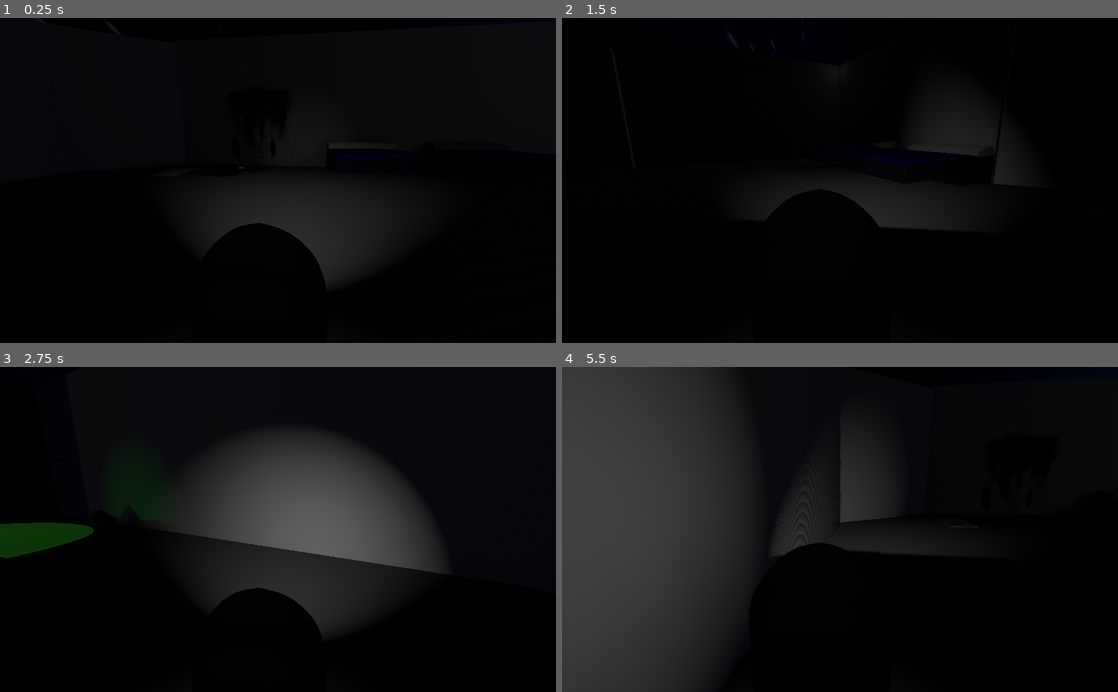
Above: before the commit, frames 1-4 (two rows, left to right).
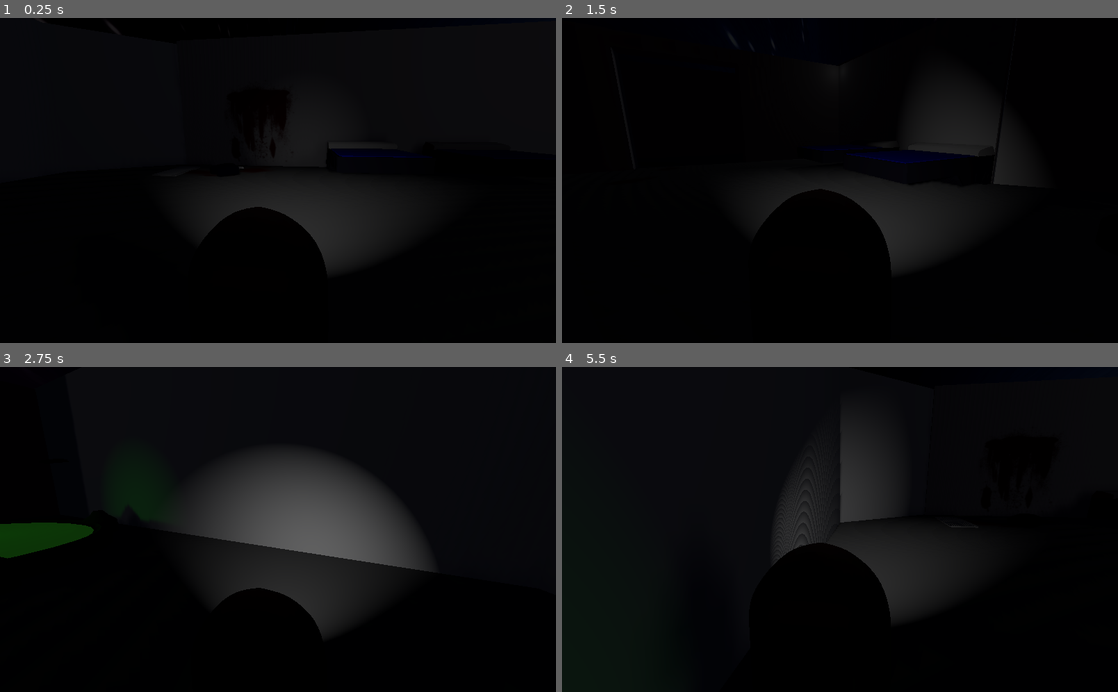
Above: after the commit, the same moments.

Repository: richeyb/LudumDare47
Game: Godot game, scene res://Objects/DemoScene.tscn
Two runs of this game, one before a commit and one after it. Both use one fixed random seed, a clock stepped at 60 frames per second and the inputs below.
Inputs:
- Up to frame 1 (0.25 s): no input
- Up to frame 2 (1.5 s): tap Enter at 0.5 s; hold D (right) 0.53-1.28 s; hold C (crouch) 0.53-1.28 s; hold S (backward) from 1.28 s (still down); tap C (crouch) at 1.35 s
- Up to frame 3 (2.75 s): release S (backward) at 2.03 s; hold D (right) from 2.03 s (still down); hold C (crouch) from 2.03 s (still down)
- Up to frame 4 (5.5 s): release D (right) at 2.78 s; release C (crouch) at 2.78 s; hold W (forward) 2.78-3.53 s; tap C (crouch) at 2.85, 4.35 s; hold C (crouch) 3.53-4.28 s; hold A (left) 3.53-5.03 s; hold S (backward) from 5.03 s (still down); hold C (crouch) from 5.03 s (still down)

The runs differ from the first frame. In frame 1, 1.1% of the frame differs, in the area x 37-61%, y 58-82%; in frame 2, 0.9%; in frame 3, 1.8%; in frame 4, 31%, in the area x 0-71%, y 0-100%.

Commit message:
Green moves now

Diff:
--- a/Objects/DemoScene.tscn
+++ b/Objects/DemoScene.tscn
@@ -16,41 +16,48 @@
 [ext_resource path="res://Objects/cafeteria-table.tscn" type="PackedScene" id=14]
 [ext_resource path="res://Textures/HD-Space-Wallpaper-For-Background-14.jpg" type="Texture" id=15]
 [ext_resource path="res://Objects/dead-crewmate-3.tscn" type="PackedScene" id=16]
-
-[sub_resource type="PanoramaSky" id=8]
+[ext_resource path="res://Scripts/Impostor.gd" type="Script" id=17]
+
+[sub_resource type="PanoramaSky" id=1]
 radiance_size = 0
 panorama = ExtResource( 15 )
 
-[sub_resource type="Environment" id=1]
+[sub_resource type="Environment" id=2]
 background_mode = 2
-background_sky = SubResource( 8 )
+background_sky = SubResource( 1 )
 background_sky_custom_fov = 156.2
 background_energy = 0.01
 fog_color = Color( 0.478431, 0.541176, 0.603922, 1 )
 fog_sun_color = Color( 0.0352941, 0.0156863, 0.0156863, 1 )
 
-[sub_resource type="PlaneMesh" id=2]
-
-[sub_resource type="SpatialMaterial" id=3]
+[sub_resource type="PlaneMesh" id=3]
+
+[sub_resource type="SpatialMaterial" id=4]
 albedo_color = Color( 0.584314, 0.584314, 0.584314, 1 )
 
-[sub_resource type="PlaneShape" id=4]
-
-[sub_resource type="PlaneMesh" id=5]
-
-[sub_resource type="SpatialMaterial" id=6]
+[sub_resource type="PlaneShape" id=5]
+
+[sub_resource type="PlaneMesh" id=6]
+
+[sub_resource type="SpatialMaterial" id=7]
 flags_transparent = true
 albedo_texture = ExtResource( 6 )
 
-[sub_resource type="CylinderShape" id=7]
+[sub_resource type="CylinderShape" id=8]
 
 [sub_resource type="SphereShape" id=9]
 radius = 0.669791
 
+[sub_resource type="Curve3D" id=10]
+_data = {
+"points": PoolVector3Array( 0, 0, 0, 0, 0, 0, 1.00826, -1.40369, -0.110899, 0, 0, 0, 0, 0, 0, 7.69842, -1.46312, 1.69564, 0, 0, 0, 0, 0, 0, 13.1564, -1.30612, 1.66956, 0, 0, 0, 0, 0, 0, 16.4804, -1.37951, 1.28806, 0, 0, 0, 0, 0, 0, 21.8506, -1.48457, 1.62198, 0, 0, 0, 0, 0, 0, 26.7782, -1.44095, 2.32638, 0, 0, 0, 0, 0, 0, 32.5081, -1.39803, 2.23451, 0, 0, 0, 0, 0, 0, 38.4079, -1.28763, 1.52451, 0, 0, 0, 0, 0, 0, 46.9677, -0.976241, 2.02932, 0, 0, -1, 0, 0, 1, 49.8262, -1.06897, 6.9356, 0.2, 0.3, -2.1, -0.2, -0.3, 2.1, 53.7155, -1.26247, 7.54716, 0, 0, 0, 0, 0, 0, 57.5638, -1.48457, 24.5714, 0, 0, 0, 0, 0, 0, 1.00826, -1.40369, -0.110899 ),
+"tilts": PoolRealArray( 0, 0, 0, 0, 0, 0, 0, 0, 0, 0, 0, 0, 0 )
+}
+
 [node name="Game" type="Node"]
 
 [node name="WorldEnvironment" type="WorldEnvironment" parent="."]
-environment = SubResource( 1 )
+environment = SubResource( 2 )
 
 [node name="Player" parent="." instance=ExtResource( 1 )]
 
@@ -416,14 +423,19 @@
 [node name="dead-crewmate-2" parent="Level/Cafeteria" instance=ExtResource( 16 )]
 transform = Transform( -0.0790268, 0.340404, 0.357603, -0.487047, -0.113071, 0, 0.0808687, -0.348339, 0.349457, 7.53393, 0.552699, 21.2815 )
 
-[node name="KinematicBody" type="KinematicBody" parent="Level"]
-transform = Transform( 0.027022, 0, -0.499269, 0, 0.5, 0, 0.499269, 0, 0.027022, 13.8463, 0.743211, -16.1848 )
-
-[node name="badguy" parent="Level/KinematicBody" instance=ExtResource( 11 )]
-
-[node name="CollisionShape" type="CollisionShape" parent="Level/KinematicBody"]
+[node name="Impostor" type="KinematicBody" parent="Level"]
+transform = Transform( 0.027022, 0, -0.499269, 0, 0.5, 0, 0.499269, 0, 0.027022, 13.846, 1, -16.185 )
+script = ExtResource( 17 )
+
+[node name="Model" parent="Level/Impostor" instance=ExtResource( 11 )]
+
+[node name="CollisionShape" type="CollisionShape" parent="Level/Impostor"]
 transform = Transform( 1.49397, 0, 0.00507315, 0, 1.89162, 0, 0.00507308, 0, 1.40051, 0, -0.228271, 0 )
 shape = SubResource( 9 )
+
+[node name="Path" type="Path" parent="Level/Impostor"]
+transform = Transform( 1, 0, -2.23517e-08, 0, 1, 0, 2.23517e-08, 0, 1, 0, 0, 0 )
+curve = SubResource( 10 )
 
 [node name="OmniLight" type="OmniLight" parent="."]
 transform = Transform( 1, 0, 0, 0, 1, 0, 0, 0, 1, 10.5531, 5.31499, 6.1384 )
--- a/Objects/player.tscn
+++ b/Objects/player.tscn
@@ -20,6 +20,32 @@
 "update": 0,
 "values": [ Transform( -5.96046e-08, 0, 0.5, 0, 0.5, 0, -0.5, 0, -5.96046e-08, 0, -0.0999468, 0 ), Transform( -5.96046e-08, 0, 0.5, 0, 0.5, 0, -0.5, 0, -5.96046e-08, 0, -0.2, 0 ) ]
 }
+tracks/1/type = "value"
+tracks/1/path = NodePath("SpotLight:transform")
+tracks/1/interp = 1
+tracks/1/loop_wrap = true
+tracks/1/imported = false
+tracks/1/enabled = true
+tracks/1/keys = {
+"times": PoolRealArray( 0 ),
+"transitions": PoolRealArray( 1 ),
+"update": 0,
+"values": [ Transform( 1, 0, 0, 0, 0.943686, 0.330844, 0, -0.330844, 0.943686, 0, -0.0902938, -0.609386 ) ]
+}
+tracks/2/type = "audio"
+tracks/2/path = NodePath("FootstepPlayer")
+tracks/2/interp = 1
+tracks/2/loop_wrap = true
+tracks/2/imported = false
+tracks/2/enabled = true
+tracks/2/keys = {
+"clips": [ {
+"end_offset": 0.0,
+"start_offset": 0.0,
+"stream": null
+} ],
+"times": PoolRealArray( 0 )
+}
 
 [sub_resource type="Animation" id=4]
 resource_name = "Normal"
@@ -34,6 +60,32 @@
 "transitions": PoolRealArray( 1 ),
 "update": 0,
 "values": [ Transform( -5.96046e-08, 0, 0.5, 0, 0.5, 0, -0.5, 0, -5.96046e-08, 0, 0, 0 ) ]
+}
+tracks/1/type = "value"
+tracks/1/path = NodePath("SpotLight:transform")
+tracks/1/interp = 1
+tracks/1/loop_wrap = true
+tracks/1/imported = false
+tracks/1/enabled = true
+tracks/1/keys = {
+"times": PoolRealArray( 0 ),
+"transitions": PoolRealArray( 1 ),
+"update": 0,
+"values": [ Transform( 1, 0, 0, 0, 0.943686, 0.330844, 0, -0.330844, 0.943686, 0, 0.244024, -0.609386 ) ]
+}
+tracks/2/type = "audio"
+tracks/2/path = NodePath("FootstepPlayer")
+tracks/2/interp = 1
+tracks/2/loop_wrap = true
+tracks/2/imported = false
+tracks/2/enabled = true
+tracks/2/keys = {
+"clips": [ {
+"end_offset": 0.0,
+"start_offset": 0.0,
+"stream": null
+} ],
+"times": PoolRealArray( 0 )
 }
 
 [sub_resource type="Animation" id=2]
@@ -52,13 +104,39 @@
 "update": 0,
 "values": [ Transform( -8.14603e-08, 0, 0.5, 0, 0.5, 0, -0.5, 0, -8.14603e-08, 0, 0, 0 ), Transform( -8.14603e-08, 0, 0.5, 0, 0.5, 0, -0.5, 0, -8.14603e-08, 0, 0.158, 0 ) ]
 }
+tracks/1/type = "value"
+tracks/1/path = NodePath("SpotLight:transform")
+tracks/1/interp = 1
+tracks/1/loop_wrap = true
+tracks/1/imported = false
+tracks/1/enabled = true
+tracks/1/keys = {
+"times": PoolRealArray( 0 ),
+"transitions": PoolRealArray( 1 ),
+"update": 0,
+"values": [ Transform( 1, 0, 0, 0, 0.943686, 0.330844, 0, -0.330844, 0.943686, 0, 0.541496, -0.609386 ) ]
+}
+tracks/2/type = "audio"
+tracks/2/path = NodePath("FootstepPlayer")
+tracks/2/interp = 1
+tracks/2/loop_wrap = true
+tracks/2/imported = false
+tracks/2/enabled = true
+tracks/2/keys = {
+"clips": [ {
+"end_offset": 0.0,
+"start_offset": 0.0,
+"stream": ExtResource( 3 )
+} ],
+"times": PoolRealArray( 0 )
+}
 
 [node name="Player" type="KinematicBody"]
 transform = Transform( 1, 0, 0, 0, 1, 0, 0, 0, 1, 0.0693712, 0.883444, -0.00849533 )
 script = ExtResource( 1 )
 
 [node name="PlayerModel" parent="." instance=ExtResource( 2 )]
-transform = Transform( -5.96046e-08, 0, 0.5, 0, 0.5, 0, -0.5, 0, -5.96046e-08, 0, -0.0999468, 0 )
+transform = Transform( -5.96046e-08, 0, 0.5, 0, 0.5, 0, -0.5, 0, -5.96046e-08, 0, 0, 0 )
 
 [node name="CollisionShape2" type="CollisionShape" parent="."]
 transform = Transform( 0.537827, 0, 0, 0, 0.718849, 0, 0, 0, 0.241212, 0, -0.253899, -0.0344183 )
@@ -67,15 +145,15 @@
 [node name="Lights" type="Node" parent="."]
 
 [node name="OmniLight" type="OmniLight" parent="."]
-transform = Transform( -1.62921e-07, 0, 1, 0, 1, 0, -1, 0, -1.62921e-07, 0.0349523, 0.833303, 0.374573 )
+transform = Transform( -1.62921e-07, 0, 1, 0, 1, 0, -1, 0, -1.62921e-07, 0.0349523, 0.833303, -0.0796458 )
 layers = 2
 light_energy = 0.09
 light_indirect_energy = 0.0
 shadow_bias = -1.35
-omni_range = 2.1
+omni_range = 0.9
 
 [node name="SpotLight" type="SpotLight" parent="."]
-transform = Transform( 1, 0, 0, 0, 0.943686, 0.330844, 0, -0.330844, 0.943686, 0, 0.27329, -0.472003 )
+transform = Transform( 1, 0, 0, 0, 0.943686, 0.330844, 0, -0.330844, 0.943686, 0, 0.541496, -0.609386 )
 light_energy = 0.2
 shadow_enabled = true
 spot_range = 10.0
--- /dev/null
+++ b/Scripts/Impostor.gd
@@ -0,0 +1,23 @@
+extends KinematicBody
+
+var move_speed = 5
+var patrol_path
+var patrol_points
+var patrol_index = 0
+
+func _ready():
+	patrol_path = get_node("Path") as Path
+	if patrol_path:
+		patrol_points = patrol_path.curve.get_baked_points()
+
+func _physics_process(delta):
+	if !patrol_path || patrol_points.size() <= 0:
+		return
+	var position = translation
+	var target = patrol_points[patrol_index]
+	if position.distance_to(target) < 1:
+		patrol_index = wrapi(patrol_index + 1, 0, patrol_points.size())
+		target = patrol_points[patrol_index]
+	var velocity = (target - position).normalized() * move_speed
+	velocity = move_and_slide(velocity)
+	transform.origin.y = 1.0
--- a/Scripts/PlayerScript.gd
+++ b/Scripts/PlayerScript.gd
@@ -11,8 +11,6 @@
 onready var footstep_player : AudioStreamPlayer3D = get_node("FootstepPlayer") as AudioStreamPlayer3D
 
 func _ready():
-	footstep_player.playing = true
-	footstep_player.stream_paused = true
 	animation_player = get_node("AnimationPlayer")
 
 func _physics_process(delta : float) -> void:
@@ -26,14 +24,11 @@
 
 	if crouching && z_movement == 0:
 		animation_player.play("Crouch")
-		footstep_player.stream_paused = true
 	elif z_movement != 0:
 		animation_player.play("Walk")
-		footstep_player.stream_paused = false
 	else:
 		animation_player.play("Normal")
 		animation_player.stop()
-		footstep_player.stream_paused = true
 
 	rotation.y +=  rotate * rotate_speed * delta
 	var direction : Vector3 = Vector3(0, 0, 1).rotated(Vector3(0, 1, 0), rotation.y)
Not shown: 5 places in Objects/DemoScene.tscn that only renumber resources
